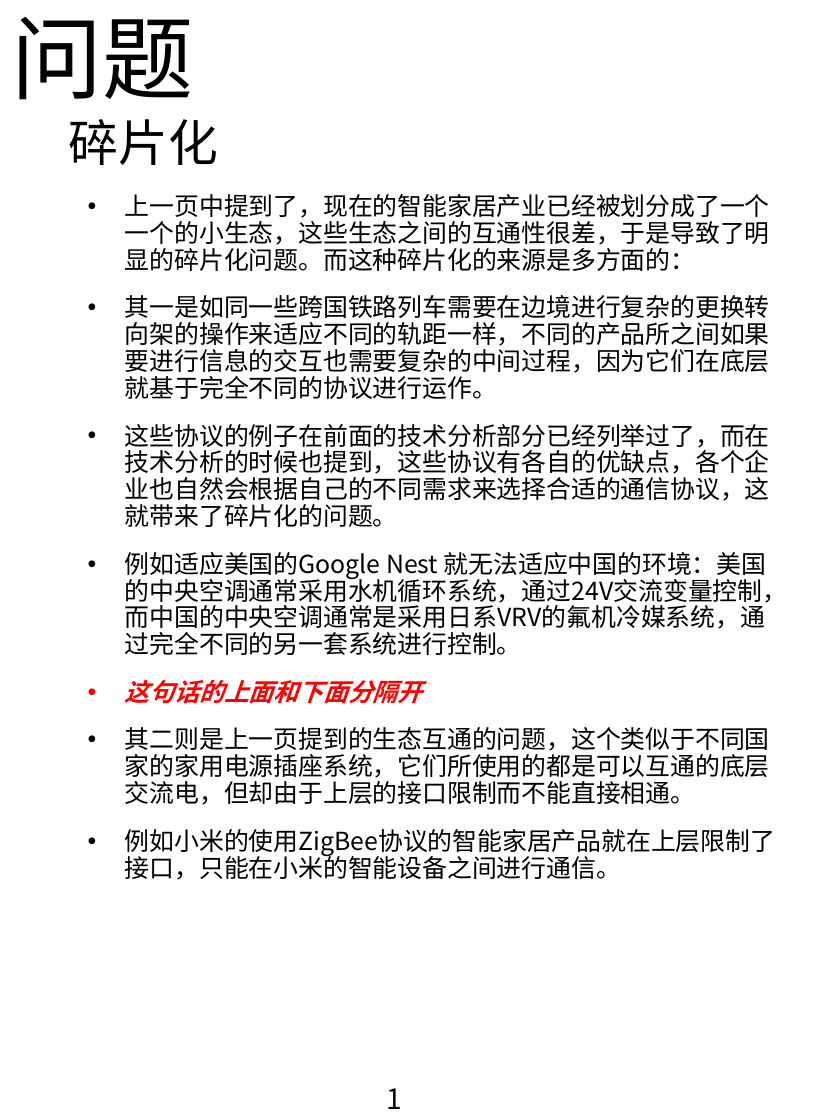
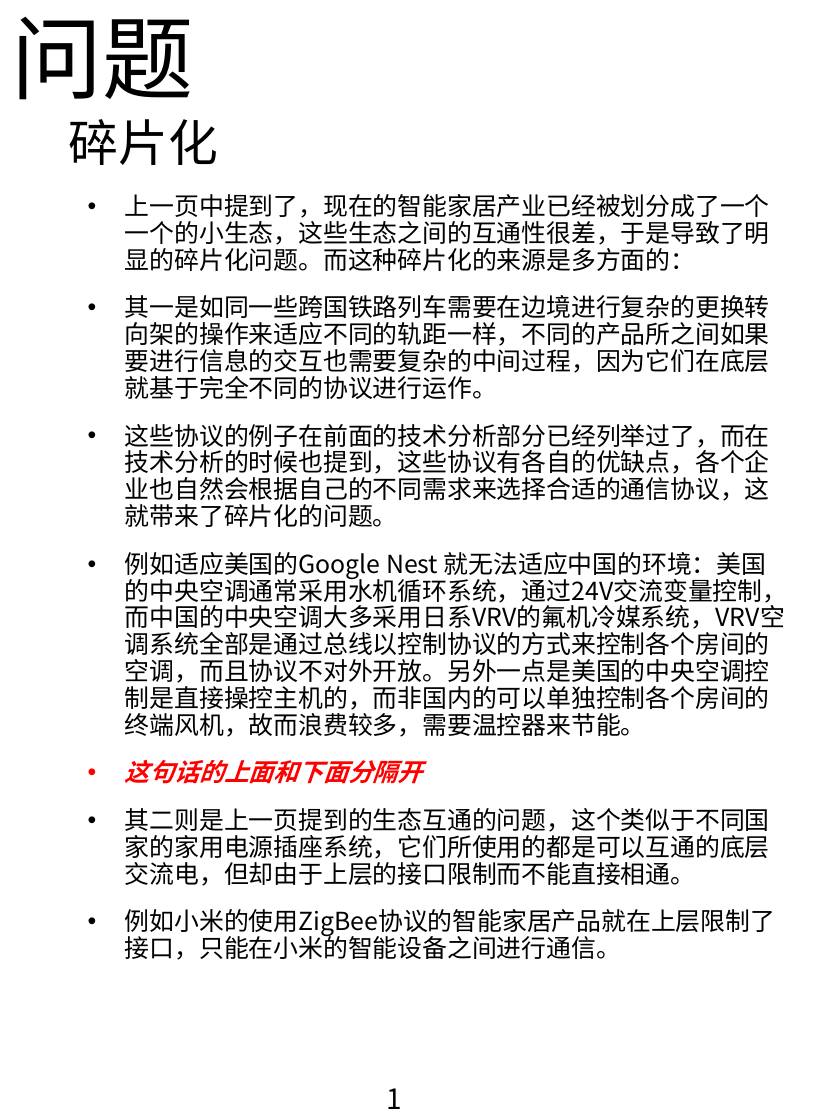
Before and after one commit to RLi43/Industry-Frontier, a slide deck: slide 13 of 市场/排版.pptx. Drawn at 840x1120 pixels with LibreOffice and Linux fonts; fonts in the diff are those of the drawing. Boxes give left, top, right and bottom in pixels: in the first picture for what was removed or moved away, otherwise in the second. Text is boxed around its words. In the diff, an @@ line names an element or a change of style, - is before the commit and + after.

Commit message:
修改了上次提到的一些问题

```diff
--- a/市场/排版.pptx
+++ b/市场/排版.pptx
@@ text at <box>125,552,787,737</box>: text changed @@
-• 例如适应美国的Google Nest 就无法适应中国的环境：美国的中央空调通常采用水机循环系统，通过24V交流变量控制，而中国的中央空调通常是采用日系VRV的氟机冷媒系统，通过完全不同的另一套系统进行控制。
+• 例如适应美国的Google Nest 就无法适应中国的环境：美国的中央空调通常采用水机循环系统，通过24V交流变量控制，而中国的中央空调大多采用日系VRV的氟机冷媒系统，VRV空调系统全部是通过总线以控制协议的方式来控制各个房间的空调，而且协议不对外开放。另外一点是美国的中央空调控制是直接操控主机的，而非国内的可以单独控制各个房间的终端风机，故而浪费较多，需要温控器来节能。
```
Also in this commit, not shown: 2 other slides changed, 1 other file.
